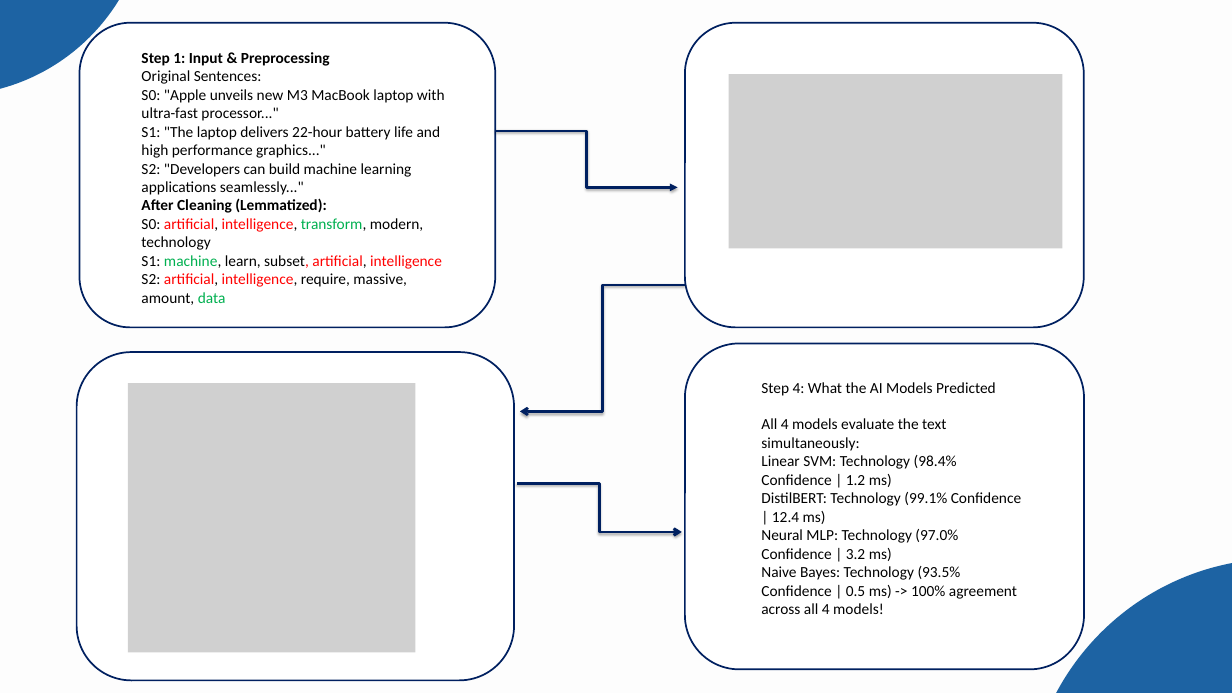
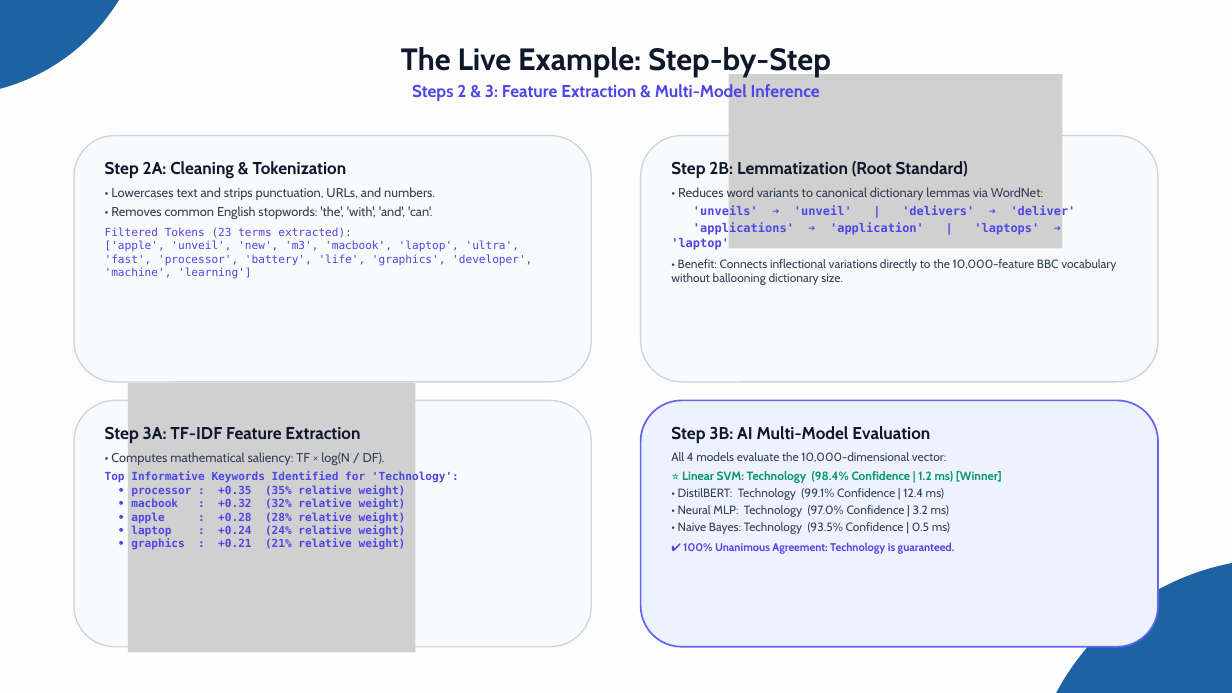
Before and after one commit to Abhijeet0848/NewsLens, a slide deck: slide 10 of docs/NewsScope_Presentation_CruxTemplate.pptx. Drawn at 1232x693 pixels with LibreOffice and Linux fonts; fonts in the diff are those of the drawing; grey boxes stand for pictures. Boxes give left, top, right and bottom in pixels: in the first picture for what was removed or moved away, otherwise in the second. Text is boxed around its words. In the diff, an @@ line names an element or a change of style, - is before the commit and + after.

Commit message:
presentation: update Slides 10 & 11 with NLP preprocessing, TF-IDF weights, multi-model consensus, and production UI screenshot

```diff
--- a/docs/NewsScope_Presentation_CruxTemplate.pptx
+++ b/docs/NewsScope_Presentation_CruxTemplate.pptx
@@ text added at bbox=[401, 47, 831, 102], 20 pt, text #4F46E5, bold @@
+The Live Example: Step-by-Step
+Steps 2 & 3: Feature Extraction & Multi-Model Inference
@@ rounded rectangle: place and size @@
-rounded rectangle at bbox=[79, 23, 495, 328]
+rounded rectangle at bbox=[74, 136, 591, 382]
@@ elbow arrow removed from (495, 131) to (678, 187) @@
@@ fill #FFFFFF to #F8FAFC; outline #002060 2 pt to #CBD5E1 1.5 pt in 3 elements at bbox=[74, 400, 591, 647], bbox=[74, 136, 591, 382], bbox=[641, 136, 1158, 382] @@
@@ rounded rectangle: place and size @@
-rounded rectangle at bbox=[685, 23, 1084, 328]
+rounded rectangle at bbox=[641, 136, 1158, 382]
@@ text at bbox=[105, 161, 532, 279]: text changed; size 18 to 13 pt; font Calibri to DejaVu Sans Mono; text colour #000000 to #4F46E5 @@
-Step 1: Input & Preprocessing
-Original Sentences:
-S0: "Apple unveils new M3 MacBook laptop with ultra-fast processor..."
-S1: "The laptop delivers 22-hour battery life and high performance graphics..."
-S2: "Developers can build machine learning applications seamlessly..."
-After Cleaning (Lemmatized):
-S0: artificial, intelligence, transform, modern, technology
-S1: machine, learn, subset, artificial, intelligence
-S2: artificial, intelligence, require, massive, amount, data
+Step 2A: Cleaning & Tokenization
+• Lowercases text and strips punctuation, URLs, and numbers.
+• Removes common English stopwords: 'the', 'with', 'and', 'can'.
+Filtered Tokens (23 terms extracted):
+['apple', 'unveil', 'new', 'm3', 'macbook', 'laptop', 'ultra', 'fast', 'processor', 'battery', 'life', 'graphics', 'developer', 'machine', 'learning']
@@ text added at bbox=[671, 161, 1116, 285], 14 pt, text #334155 @@
+Step 2B: Lemmatization (Root Standard)
+• Reduces word variants to canonical dictionary lemmas via WordNet:
+'unveils' ➔ 'unveil' | 'delivers' ➔ 'deliver'
+'applications' ➔ 'application' | 'laptops' ➔ 'laptop'
+• Benefit: Connects inflectional variations directly to the 10,000-feature BBC vocabulary without ballooning dictionary size.
@@ elbow arrow removed from (685, 285) to (520, 411) @@
@@ rounded rectangle: place and size @@
-rounded rectangle at bbox=[76, 352, 514, 681]
+rounded rectangle at bbox=[74, 400, 591, 647]
@@ rounded rectangle: place and size @@
-rounded rectangle at bbox=[685, 344, 1084, 670]
+rounded rectangle at bbox=[641, 400, 1158, 647]
@@ rounded rectangle at bbox=[641, 400, 1158, 647]: fill #FFFFFF to #EEF2FF; outline #002060 2 pt to #6366F1 2 pt @@
@@ text added at bbox=[105, 424, 459, 549], 13 pt, text #4F46E5, bold @@
+Step 3A: TF-IDF Feature Extraction
+• Computes mathematical saliency: TF × log(N / DF).
+Top Informative Keywords Identified for 'Technology':
+• processor : +0.35 (35% relative weight)
+• macbook : +0.32 (32% relative weight)
+• apple : +0.28 (28% relative weight)
+• laptop : +0.24 (24% relative weight)
+• graphics : +0.21 (21% relative weight)
@@ text at bbox=[671, 426, 1002, 554]: text changed; size 18 to 14 pt; font Calibri to Cabin; text colour #000000 to #334155 @@
-Step 4: What the AI Models Predicted
-All 4 models evaluate the text simultaneously:
-Linear SVM: Technology (98.4% Confidence | 1.2 ms)
-DistilBERT: Technology (99.1% Confidence | 12.4 ms)
-Neural MLP: Technology (97.0% Confidence | 3.2 ms)
-Naive Bayes: Technology (93.5% Confidence | 0.5 ms) -> 100% agreement across all 4 models!
+Step 3B: AI Multi-Model Evaluation
+All 4 models evaluate the 10,000-dimensional vector:
+⭐ Linear SVM: Technology (98.4% Confidence | 1.2 ms) [Winner]
+• DistilBERT: Technology (99.1% Confidence | 12.4 ms)
+• Neural MLP: Technology (97.0% Confidence | 3.2 ms)
+• Naive Bayes: Technology (93.5% Confidence | 0.5 ms)
+✔ 100% Unanimous Agreement: Technology is guaranteed.
@@ elbow arrow removed from (517, 484) to (682, 532) @@
```
Also in this commit, not shown: 1 slide added, 1 slide removed, 4 other files.
